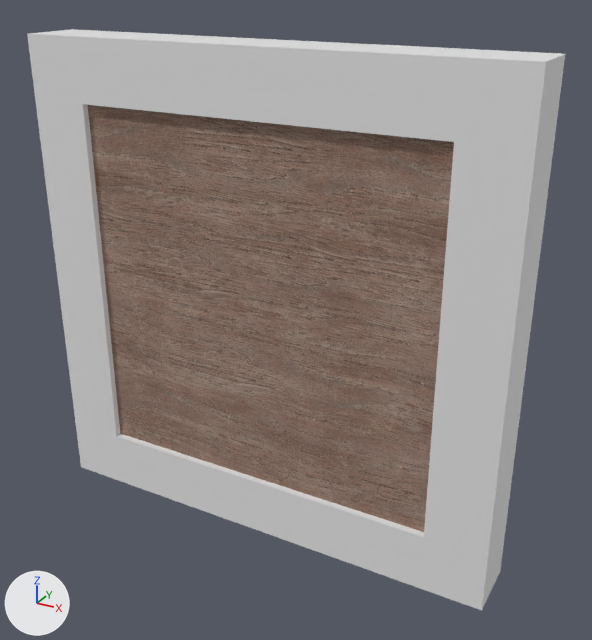
The FBX model Assets/3D/Rooms/Vent.fbx as it was, and as the next commit left it.
One viewpoint serves both versions: a 50 mm camera at (0.309, -0.892, 0.553) aimed at (0.021, -0.368, 0.291). The axes (+X, +Y, +Z) are drawn at lower left. The lights are the same throughout. Where no turn or scale is listed for an object, it has been applied to the vertices.

The scene before the commit, as lines of its bpy script (objects in view):
```python
me_cube = bpy.data.meshes.new('Cube')
me_cube.from_pydata(...)  # 36 vertices, 33 faces; spans x -0.2..0.2, y -0.4..-0.35, z 0.1..0.5
# faces by material slot: [1, 32]
me_cube.materials.append(mat_material_002)  # picture img_wood059_1k_color_jpg
me_cube.materials.append(mat_material_010)  # its picture is missing
ob_vent = bpy.data.objects.new('Vent', me_cube)
ob_vent.location = (0.0, 0.0, 0.0)
```
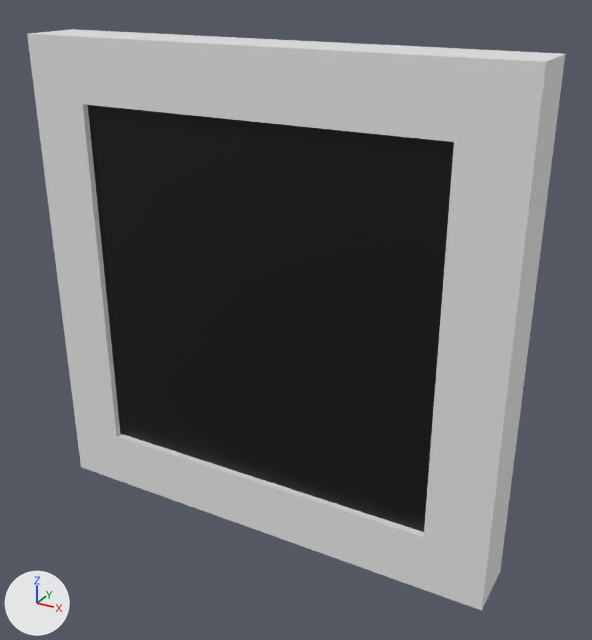
The change, as a list of edits to the scene's bpy script:
```text
Add mat_material_093:
    mat_material_093 = principled_material('Material.093')
    mat_material_093.base_color = (0.0, 0.0, 0.0)  # black #000000
Change me_cube:
    where me_cube.from_pydata(...)  # 36 vertices, 33 faces; spans x -0.2..0.2, y -0.4..-0.35, z 0.1..0.5
    used by ob_vent; location = (0.0, 0.0, 0.0)
    me_cube part 1: all 1 face that had it switch from mat_material_002 (picture img_wood059_1k_color_jpg) to mat_material_093 (black #000000)
```

Pixel boxes [x1, y1, x2, y2] of what changed, in the pictures (592 x 640 px):
part 1 of me_cube, recoloured (brown to black)
    both: [88, 105, 454, 532]
